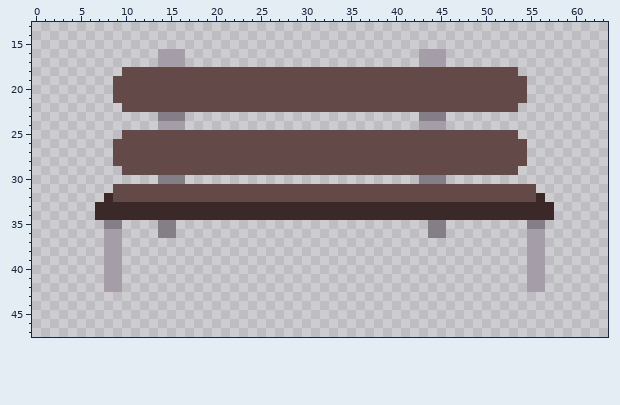
Pixel-art sprite -- src/main/resources/sprites/interactableScenery/bench.png. The picture above is the old version.
The file is 64x64 pixels. Shown: x 0..63, y 13..47.
After:
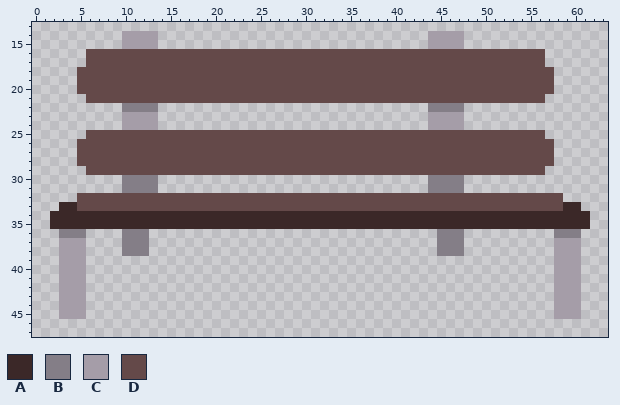
Palette (. is transparent): A #3b2828  B #847e87  C #a59da8  D #644949
Difference:
@@ x 0..63 @@
 13 ................................................................
-14 ................................................................
-15 ................................................................
-16 ..............CCC..........................CCC..................
-17 ..............CCC..........................CCC..................
-18 ..........DDDDDDDDDDDDDDDDDDDDDDDDDDDDDDDDDDDDDDDDDDDD..........
-19 .........DDDDDDDDDDDDDDDDDDDDDDDDDDDDDDDDDDDDDDDDDDDDDD.........
-20 .........DDDDDDDDDDDDDDDDDDDDDDDDDDDDDDDDDDDDDDDDDDDDDD.........
-21 .........DDDDDDDDDDDDDDDDDDDDDDDDDDDDDDDDDDDDDDDDDDDDDD.........
-22 ..........DDDDDDDDDDDDDDDDDDDDDDDDDDDDDDDDDDDDDDDDDDDD..........
-23 ..............BBB..........................BBB..................
-24 ..............CCC..........................CCC..................
-25 ..........DDDDDDDDDDDDDDDDDDDDDDDDDDDDDDDDDDDDDDDDDDDD..........
-26 .........DDDDDDDDDDDDDDDDDDDDDDDDDDDDDDDDDDDDDDDDDDDDDD.........
-27 .........DDDDDDDDDDDDDDDDDDDDDDDDDDDDDDDDDDDDDDDDDDDDDD.........
-28 .........DDDDDDDDDDDDDDDDDDDDDDDDDDDDDDDDDDDDDDDDDDDDDD.........
-29 ..........DDDDDDDDDDDDDDDDDDDDDDDDDDDDDDDDDDDDDDDDDDDD..........
-30 ..............BBB..........................BBB..................
-31 .........DDDDDDDDDDDDDDDDDDDDDDDDDDDDDDDDDDDDDDDDDDDDDDD........
-32 ........ADDDDDDDDDDDDDDDDDDDDDDDDDDDDDDDDDDDDDDDDDDDDDDDA.......
-33 .......AAAAAAAAAAAAAAAAAAAAAAAAAAAAAAAAAAAAAAAAAAAAAAAAAAA......
-34 .......AAAAAAAAAAAAAAAAAAAAAAAAAAAAAAAAAAAAAAAAAAAAAAAAAAA......
-35 ........BB....BB............................BB.........BB.......
-36 ........CC....BB............................BB.........CC.......
-37 ........CC.............................................CC.......
-38 ........CC.............................................CC.......
-39 ........CC.............................................CC.......
-40 ........CC.............................................CC.......
-41 ........CC.............................................CC.......
-42 ........CC.............................................CC.......
-43 ................................................................
-44 ................................................................
-45 ................................................................
+14 ..........CCCC..............................CCCC................
+15 ..........CCCC..............................CCCC................
+16 ......DDDDDDDDDDDDDDDDDDDDDDDDDDDDDDDDDDDDDDDDDDDDDDDDDDD.......
+17 ......DDDDDDDDDDDDDDDDDDDDDDDDDDDDDDDDDDDDDDDDDDDDDDDDDDD.......
+18 .....DDDDDDDDDDDDDDDDDDDDDDDDDDDDDDDDDDDDDDDDDDDDDDDDDDDDD......
+19 .....DDDDDDDDDDDDDDDDDDDDDDDDDDDDDDDDDDDDDDDDDDDDDDDDDDDDD......
+20 .....DDDDDDDDDDDDDDDDDDDDDDDDDDDDDDDDDDDDDDDDDDDDDDDDDDDDD......
+21 ......DDDDDDDDDDDDDDDDDDDDDDDDDDDDDDDDDDDDDDDDDDDDDDDDDDD.......
+22 ..........BBBB..............................BBBB................
+23 ..........CCCC..............................CCCC................
+24 ..........CCCC..............................CCCC................
+25 ......DDDDDDDDDDDDDDDDDDDDDDDDDDDDDDDDDDDDDDDDDDDDDDDDDDD.......
+26 .....DDDDDDDDDDDDDDDDDDDDDDDDDDDDDDDDDDDDDDDDDDDDDDDDDDDDD......
+27 .....DDDDDDDDDDDDDDDDDDDDDDDDDDDDDDDDDDDDDDDDDDDDDDDDDDDDD......
+28 .....DDDDDDDDDDDDDDDDDDDDDDDDDDDDDDDDDDDDDDDDDDDDDDDDDDDDD......
+29 ......DDDDDDDDDDDDDDDDDDDDDDDDDDDDDDDDDDDDDDDDDDDDDDDDDDD.......
+30 ..........BBBB..............................BBBB................
+31 ..........BBBB..............................BBBB................
+32 .....DDDDDDDDDDDDDDDDDDDDDDDDDDDDDDDDDDDDDDDDDDDDDDDDDDDDDD.....
+33 ...AADDDDDDDDDDDDDDDDDDDDDDDDDDDDDDDDDDDDDDDDDDDDDDDDDDDDDDAA...
+34 ..AAAAAAAAAAAAAAAAAAAAAAAAAAAAAAAAAAAAAAAAAAAAAAAAAAAAAAAAAAAA..
+35 ..AAAAAAAAAAAAAAAAAAAAAAAAAAAAAAAAAAAAAAAAAAAAAAAAAAAAAAAAAAAA..
+36 ...BBB....BBB................................BBB..........BBB...
+37 ...CCC....BBB................................BBB..........CCC...
+38 ...CCC....BBB................................BBB..........CCC...
+39 ...CCC....................................................CCC...
+40 ...CCC....................................................CCC...
+41 ...CCC....................................................CCC...
+42 ...CCC....................................................CCC...
+43 ...CCC....................................................CCC...
+44 ...CCC....................................................CCC...
+45 ...CCC....................................................CCC...
 46 ................................................................
